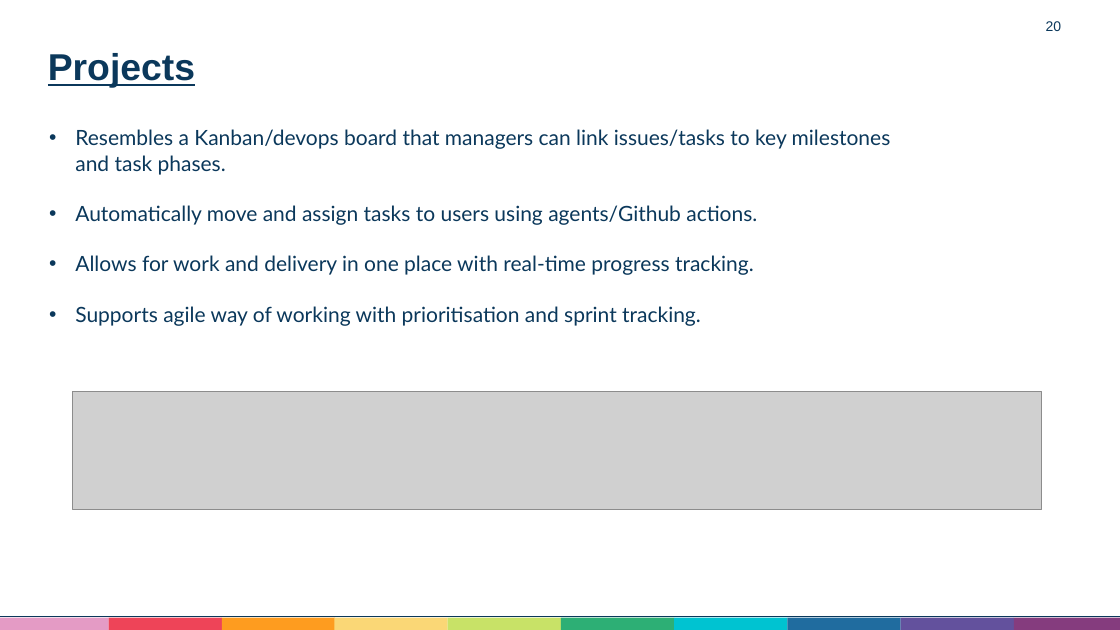
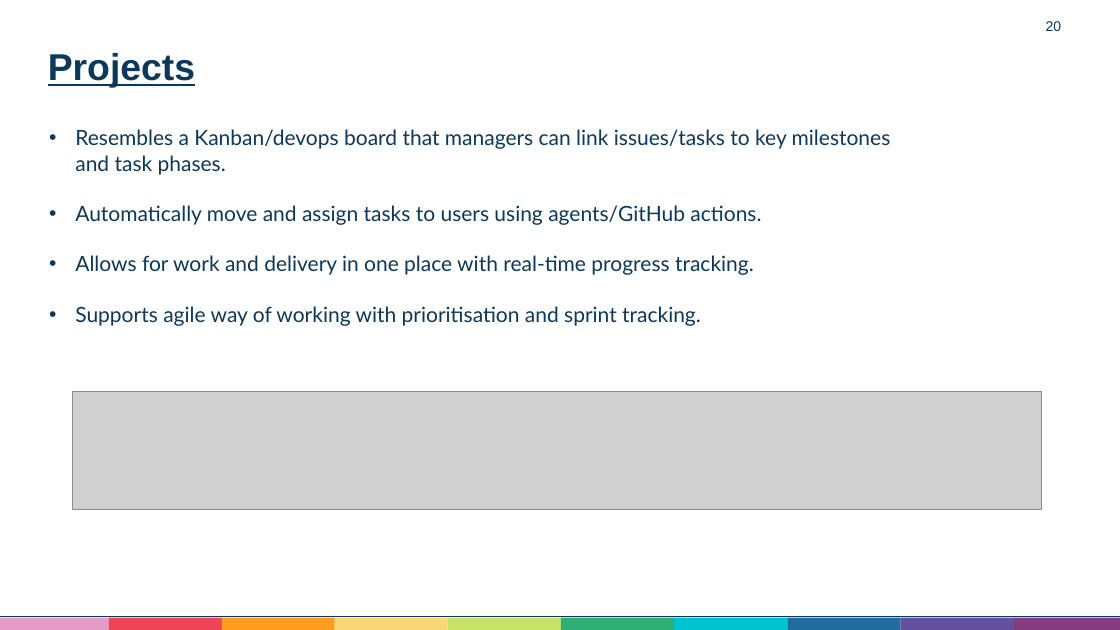
Before and after one commit to Aneurin-Bevan-University-Health-Board/biu_GitHub_Training, a slide deck: slide 20 of Training/Github Training.pptx. Drawn at 1120x630 pixels with LibreOffice and Linux fonts; fonts in the diff are those of the drawing; grey boxes stand for pictures. Boxes give left, top, right and bottom in pixels: in the first picture for what was removed or moved away, otherwise in the second. Text is boxed around its words. In the diff, an @@ line names an element or a change of style, - is before the commit and + after.

```diff
--- a/Training/Github Training.pptx
+++ b/Training/Github Training.pptx
@@ text at box(75, 205, 761, 225): text changed @@
-• Automatically move and assign tasks to users using agents/Github actions.
+• Automatically move and assign tasks to users using agents/GitHub actions.
```
Also in this commit, not shown: 16 other slides changed, 1 slide added, 1 other file.
